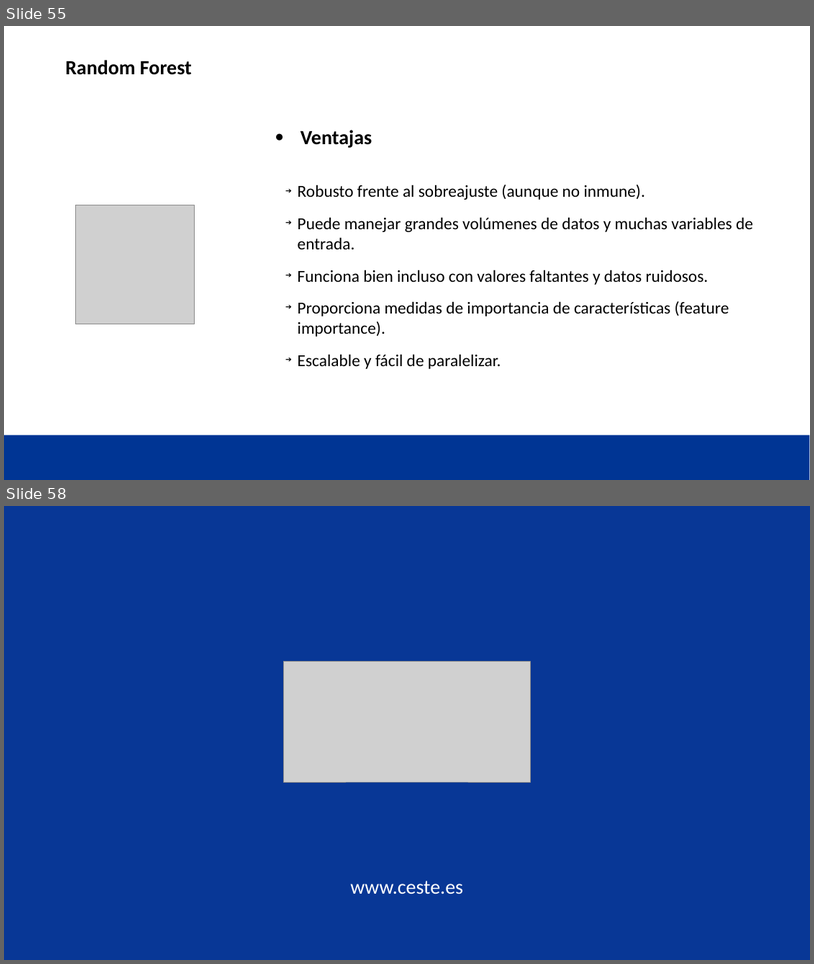
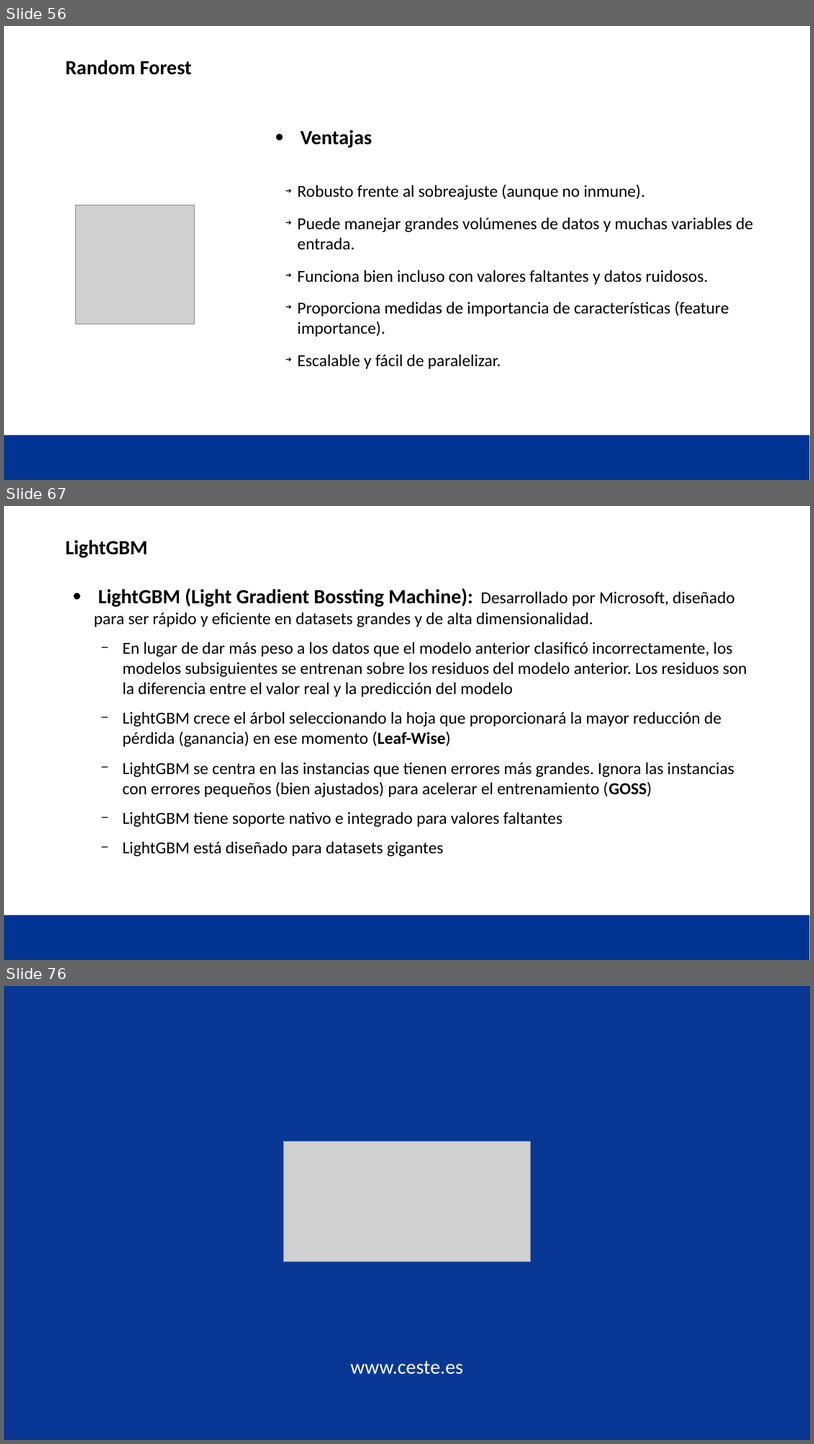
Before and after one commit to JavierRabal/CirceMachineLearning, a slide deck: Supervisado/Supervisado 2.pptx. Shown one above the other, each under a label of ours: slides 55 and 58 before the commit, slides 56, 67 and 76 after it; the slides between them are not shown. The pictures are 814x964 and 814x1444 pixels, drawn with LibreOffice and Linux fonts; fonts in the diff are those of the drawing; grey boxes stand for pictures; background and template pictures are left out. Boxes give left, top, right and bottom in pixels: in the first picture for what was removed or moved away, otherwise in the second. Text is boxed around its words. In the diff, an @@ line names an element or a change of style, - is before the commit and + after.

```diff
--- a/Supervisado/Supervisado 2.pptx
+++ b/Supervisado/Supervisado 2.pptx
@@ slide 67 added at <box>4,506,810,960</box>, background #FFFFFF; not listed: 1 template element that a slide beside it also shows @@
@@ title added at <box>65,540,147,558</box>, 24 pt, text #000000, bold @@
+LightGBM
@@ text added at <box>94,588,748,856</box>, 20 pt, text #000000 @@
+● LightGBM (Light Gradient Bossting Machine): Desarrollado por Microsoft, diseñado para ser rápido y eficiente en datasets grandes y de alta dimensionalidad.
+  − En lugar de dar más peso a los datos que el modelo anterior clasificó incorrectamente, los modelos subsiguientes se entrenan sobre los residuos del modelo anterior. Los residuos son la diferencia entre el valor real y la predicción del modelo
+  − LightGBM crece el árbol seleccionando la hoja que proporcionará la mayor reducción de pérdida (ganancia) en ese momento (Leaf-Wise)
+  − LightGBM se centra en las instancias que tienen errores más grandes. Ignora las instancias con errores pequeños (bien ajustados) para acelerar el entrenamiento (GOSS)
+  − LightGBM tiene soporte nativo e integrado para valores faltantes
+  − LightGBM está diseñado para datasets gigantes
@@ what was slide 55 is now slide 56 @@
@@ what was slide 58 is now slide 76 @@
```
Also in this commit, not shown: 17 other slides added, 1 other file.
